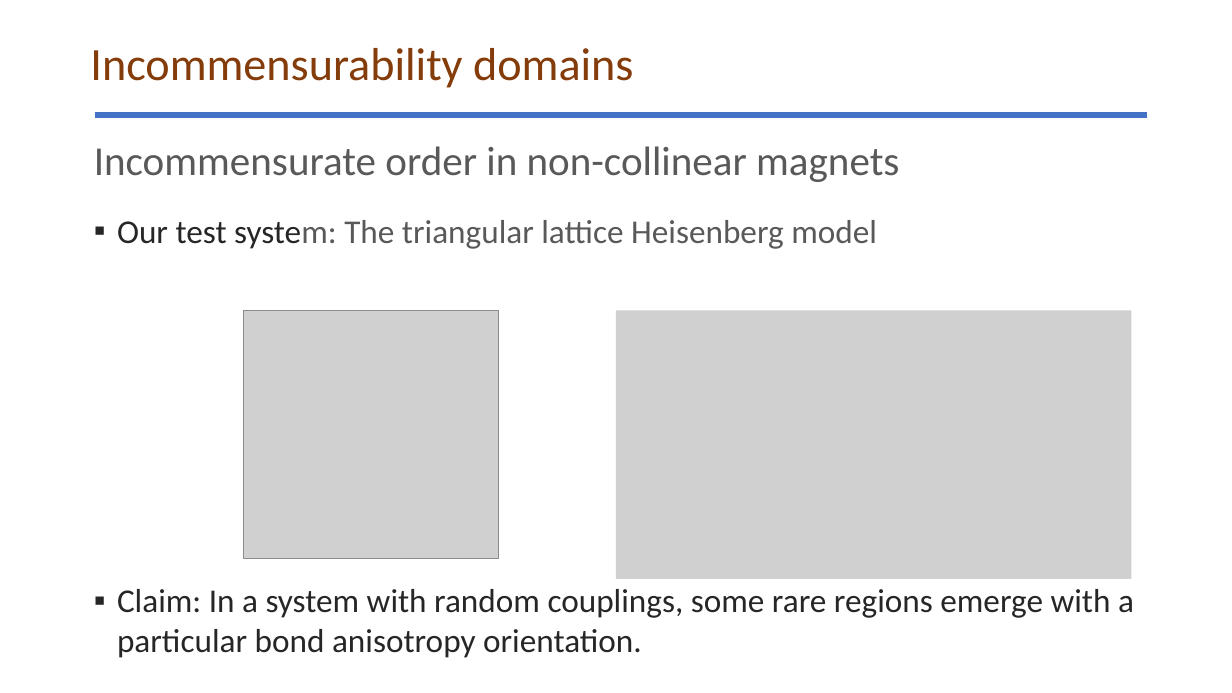
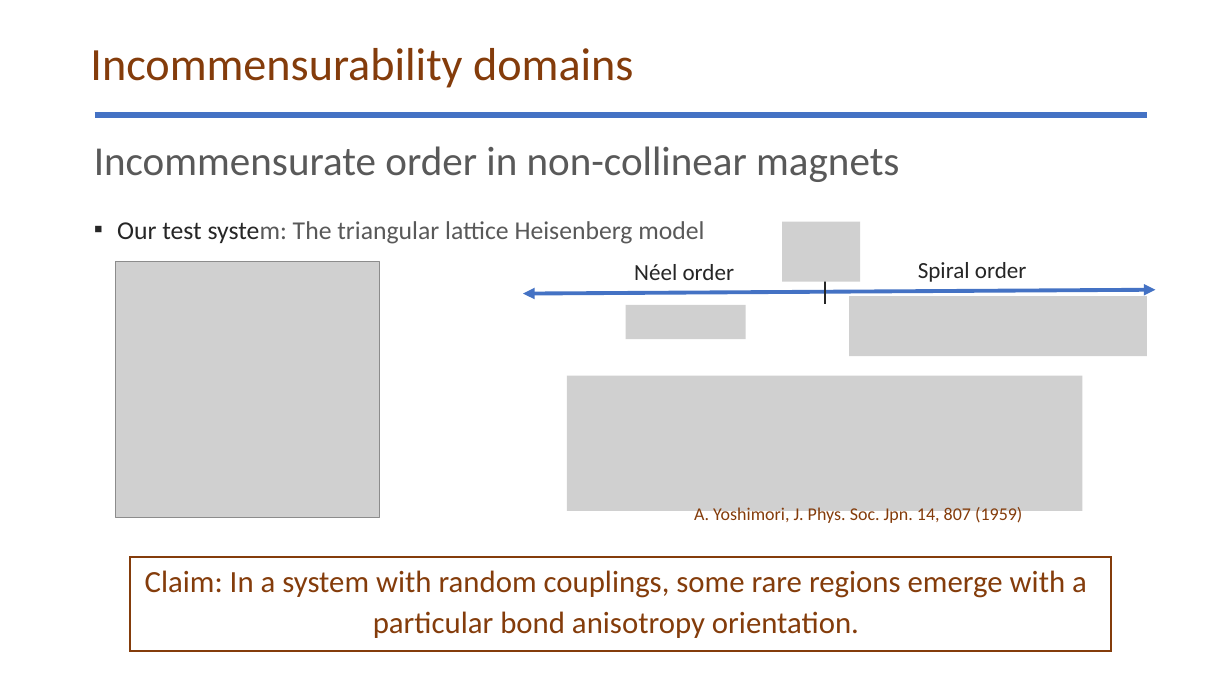
Before and after one commit to glacieant/disordered_triangular_swt, a slide deck: slide 17 of talk/disordered_non-collinear_magnet.pptx (slide 16 before the commit). Drawn at 1232x693 pixels with LibreOffice and Linux fonts; fonts in the diff are those of the drawing; grey boxes stand for pictures. Boxes give left, top, right and bottom in pixels: in the first picture for what was removed or moved away, otherwise in the second. Text is boxed around its words. In the diff, an @@ line names an element or a change of style, - is before the commit and + after.

```diff
--- a/talk/disordered_non-collinear_magnet.pptx
+++ b/talk/disordered_non-collinear_magnet.pptx
@@ text "Our test system: The triangular ..." at <box>117,221,1087,638</box>: size 25.9 to 20 pt in "Our test system: The triangular lattice Heisenberg ..."; size 25.9 to 24 pt, text colour #262626 to #843C0B in "Claim: In a system with random couplings, ..."; line spacing 1 to 1.1; alignment left to centre; bullet ▪ to none @@
@@ picture added at <box>782,222,860,282</box> @@
@@ picture: place and size @@
-picture at <box>244,311,499,558</box>
+picture at <box>116,262,379,518</box>
@@ text added at <box>634,264,735,280</box>, 18 pt, text #262626 @@
+Néel order
@@ text added at <box>918,262,1027,282</box>, 18 pt, text #262626 @@
+Spiral order
@@ double arrow added from (523, 294) to (1155, 290), #4472C4 3 pt @@
@@ line added from (825, 281) to (825, 304), #262626 1.5 pt @@
@@ picture added at <box>849,296,1147,356</box> @@
@@ picture added at <box>626,305,746,339</box> @@
@@ picture: place and size @@
-picture at <box>616,311,1132,579</box>
+picture at <box>567,376,1083,511</box>
@@ text added at <box>694,505,1022,525</box>, 14 pt, text #843C0B @@
+A. Yoshimori, J. Phys. Soc. Jpn. 14, 807 (1959)
@@ rectangle added at <box>130,557,1111,652</box>, outline #843C0B 1.5 pt @@
```
Also in this commit, not shown: 16 other slides changed, 15 slides added, 5 slides removed, 19 other files.
